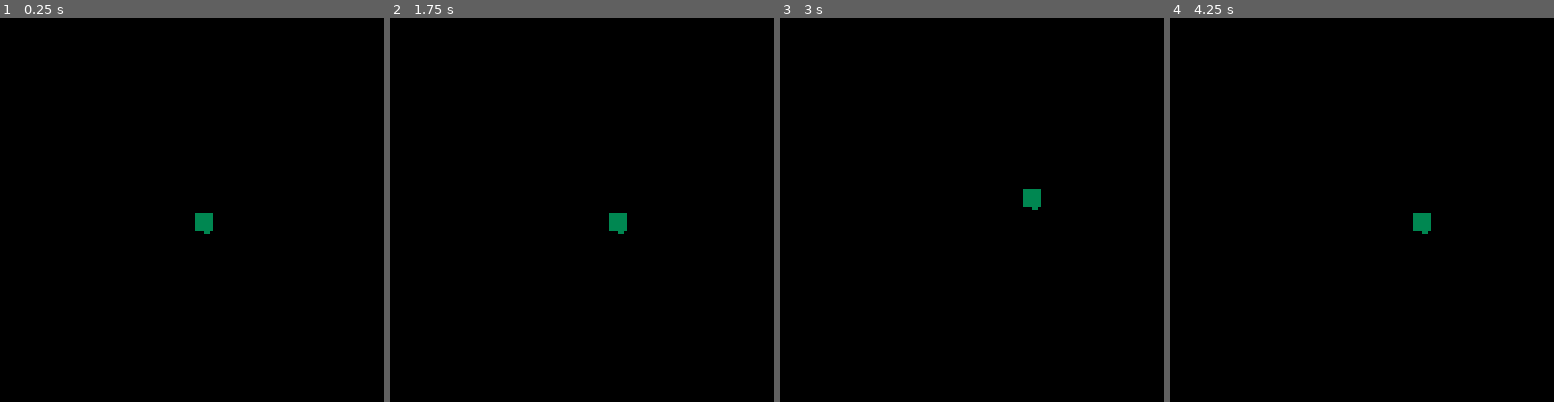
Above: before the commit, frames 1-4 (left to right).
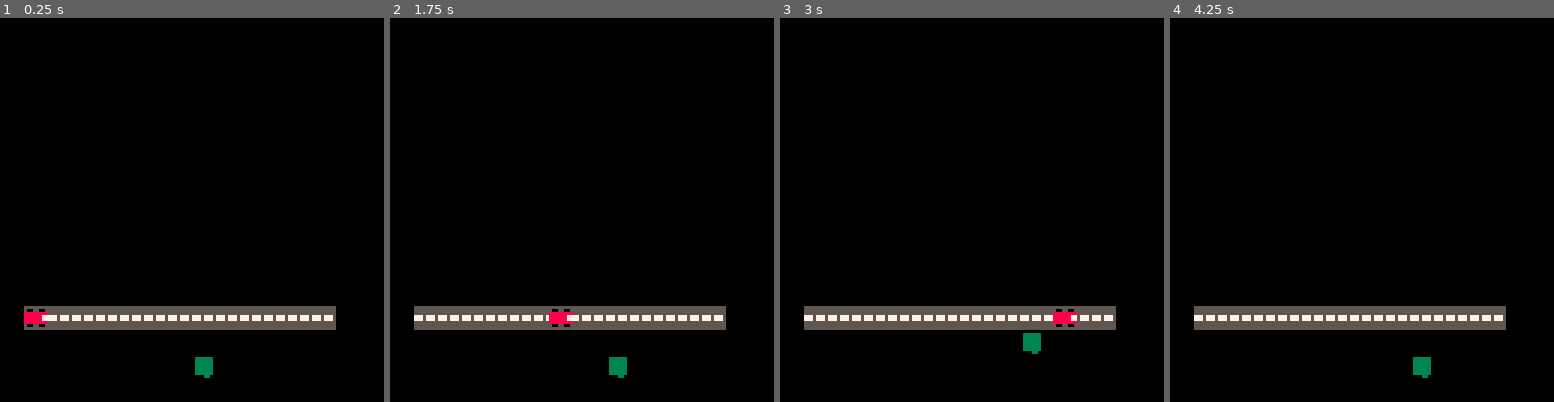
Above: after the commit, the same moments.

Repository: manon-gfx/chicken-road
Game: PICO-8 cartridge chicken-road.p8
Two runs of this game, one before a commit and one after it. Both use one fixed random seed, a clock stepped at 60 frames per second and the inputs below.
Inputs:
- Up to frame 1 (0.25 s): no input
- Up to frame 2 (1.75 s): hold Right from 1.6 s (still down)
- Up to frame 3 (3 s): release Right at 2.1 s; hold Up 2.15-2.42 s; hold Right from 2.47 s (still down)
- Up to frame 4 (4.25 s): release Right at 3.03 s; hold Left 3.08-3.58 s; hold Down 3.63-3.97 s; hold Right from 4.02 s (still down)

The runs differ from the first frame. In frame 1, 5.5% of the frame differs, in the area x 6-88%, y 50-94%; in frame 2, 5.5%; in frame 3, 5.5%; in frame 4, 5.5%.

Commit message:
The game works.

Diff:
--- a/chicken-road.p8
+++ b/chicken-road.p8
@@ -4,7 +4,10 @@
 function _init()
  print("♥")
  px=64
- py=64
+ py=128-16
+ dead=false
+ cars={}
+ add(cars,{x=0,y=96})
 
  wasbuttons()
 end
@@ -26,14 +29,58 @@
   py+=8
  end
 
+ for i=1,#cars do
+  cars[i].x += 1
+
+  pb={x=px,y=py,w=8,h=8}
+  cb={x=cars[i].x,y=cars[i].y,w=8,h=8}
+  if aabb_overlap(pb,cb) then
+   dead=true
+  end
+ end
+
  wasbuttons()
 end
 
 function _draw()
  cls()
+ map()
  spr(1,px,py)
+
+ palt(0,false)
+ palt(14,true)
+ for i=1,#cars do
+  spr(2,cars[i].x,cars[i].y)
+ end
+ palt(0,true)
+ palt(14,false)
+
+ if dead==true then
+  cls(rnd(16))
+ end
 end
 -->8
+-- test overlap between bounding
+-- boxes
+function aabb_overlap(b0, b1)
+ if b0.x<b1.x+b1.w and
+    b0.x+b0.w>b1.x and
+    b0.y<b1.y+b1.h and
+    b0.y+b0.h>b1.y then
+  return true
+ else
+  return false
+ end
+end
+-- translate aabb
+function trans_aabb(b, x, y)
+  return{
+   x=b.x+x,
+   y=b.y+y,
+   w=b.w,
+   h=b.h
+  }
+end
 function btnleft()
  return btn(⬅️) and not wasleft
 end
@@ -65,3 +112,49 @@
 
 
 
+…(32 lines of a section not shown)…
+__map__
+0000000000000000000000000000000000000000000000000000000000000000000000000000000000000000000000000000000000000000000000000000000000000000000000000000000000000000000000000000000000000000000000000000000000000000000000000000000000000000000000000000000000000000
+0000000000000000000000000000000000000000000000000000000000000000000000000000000000000000000000000000000000000000000000000000000000000000000000000000000000000000000000000000000000000000000000000000000000000000000000000000000000000000000000000000000000000000
+0000000000000000000000000000000000000000000000000000000000000000000000000000000000000000000000000000000000000000000000000000000000000000000000000000000000000000000000000000000000000000000000000000000000000000000000000000000000000000000000000000000000000000
+0000000000000000000000000000000000000000000000000000000000000000000000000000000000000000000000000000000000000000000000000000000000000000000000000000000000000000000000000000000000000000000000000000000000000000000000000000000000000000000000000000000000000000
+0000000000000000000000000000000000000000000000000000000000000000000000000000000000000000000000000000000000000000000000000000000000000000000000000000000000000000000000000000000000000000000000000000000000000000000000000000000000000000000000000000000000000000
+0000000000000000000000000000000000000000000000000000000000000000000000000000000000000000000000000000000000000000000000000000000000000000000000000000000000000000000000000000000000000000000000000000000000000000000000000000000000000000000000000000000000000000
+0000000000000000000000000000000000000000000000000000000000000000000000000000000000000000000000000000000000000000000000000000000000000000000000000000000000000000000000000000000000000000000000000000000000000000000000000000000000000000000000000000000000000000
+0000000000000000000000000000000000000000000000000000000000000000000000000000000000000000000000000000000000000000000000000000000000000000000000000000000000000000000000000000000000000000000000000000000000000000000000000000000000000000000000000000000000000000
+0000000000000000000000000000000000000000000000000000000000000000000000000000000000000000000000000000000000000000000000000000000000000000000000000000000000000000000000000000000000000000000000000000000000000000000000000000000000000000000000000000000000000000
+0000000000000000000000000000000000000000000000000000000000000000000000000000000000000000000000000000000000000000000000000000000000000000000000000000000000000000000000000000000000000000000000000000000000000000000000000000000000000000000000000000000000000000
+0000000000000000000000000000000000000000000000000000000000000000000000000000000000000000000000000000000000000000000000000000000000000000000000000000000000000000000000000000000000000000000000000000000000000000000000000000000000000000000000000000000000000000
+0000000000000000000000000000000000000000000000000000000000000000000000000000000000000000000000000000000000000000000000000000000000000000000000000000000000000000000000000000000000000000000000000000000000000000000000000000000000000000000000000000000000000000
+0040404040404040404040404040000000000000000000000000000000000000000000000000000000000000000000000000000000000000000000000000000000000000000000000000000000000000000000000000000000000000000000000000000000000000000000000000000000000000000000000000000000000000
Not shown, changed: 40 lines of the sprite sheet (__gfx__) section of chicken-road.p8
